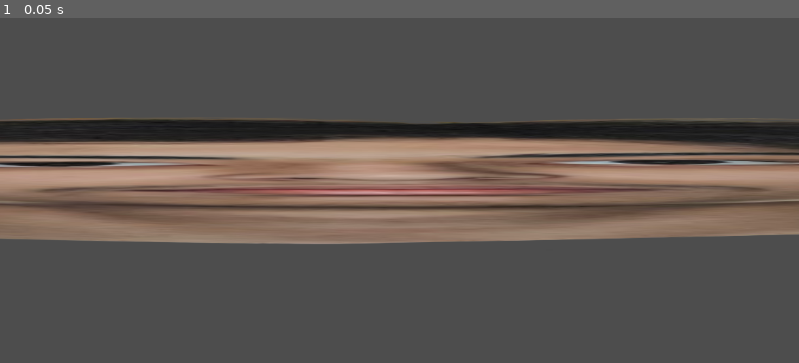
Above: before the commit, frame 1.
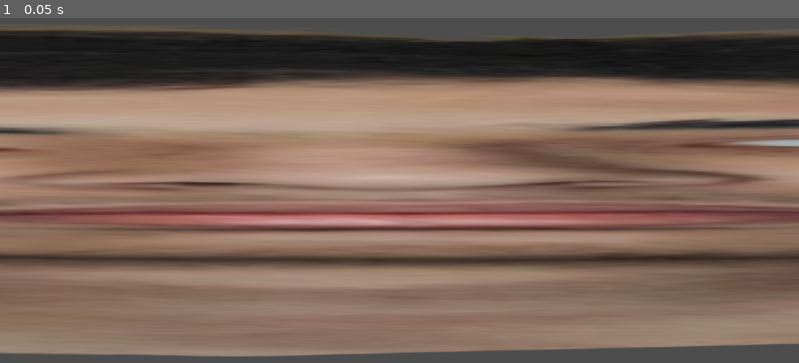
Above: after the commit, the same moment.

Repository: LesOuefsEnPain/TrulyAGame
Game: Godot game, scene res://test_scene.tscn
The game is run twice, just before and just after one commit, with the same random seed, the same clock (stepped at 60 frames per second) and the same inputs. The project has no main scene, so this scene is started directly.
Inputs:
- Up to frame 1 (0.05 s): no input

The runs differ from the first frame. In frame 1, 78% of the frame differs, in the area x 0-100%, y 2-99%.

Commit message:
Newer Birb

Diff:
--- a/test_scene.tscn
+++ b/test_scene.tscn
@@ -1,10 +1,16 @@
-[gd_scene load_steps=2 format=3 uid="uid://bsnrmhwdnn4r"]
+[gd_scene load_steps=3 format=3 uid="uid://bsnrmhwdnn4r"]
 
 [ext_resource type="Texture2D" uid="uid://dwhrude70bnf3" path="res://chehaanneck.png" id="1_grnut"]
+[ext_resource type="Texture2D" uid="uid://ckvc3im500ogv" path="res://2024_05_21_0ou_Kleki (1).png" id="2_kwwtc"]
 
 [node name="TestScene" type="Node2D"]
 
 [node name="Chehaanneck" type="Sprite2D" parent="."]
 position = Vector2(563, 277)
-scale = Vector2(9.18828, 0.405442)
+scale = Vector2(19.4781, 1.06252)
 texture = ExtResource("1_grnut")
+
+[node name="202405210OuKleki(1)" type="Sprite2D" parent="."]
+position = Vector2(1792, 2163)
+scale = Vector2(1.7379, 1.16303)
+texture = ExtResource("2_kwwtc")
